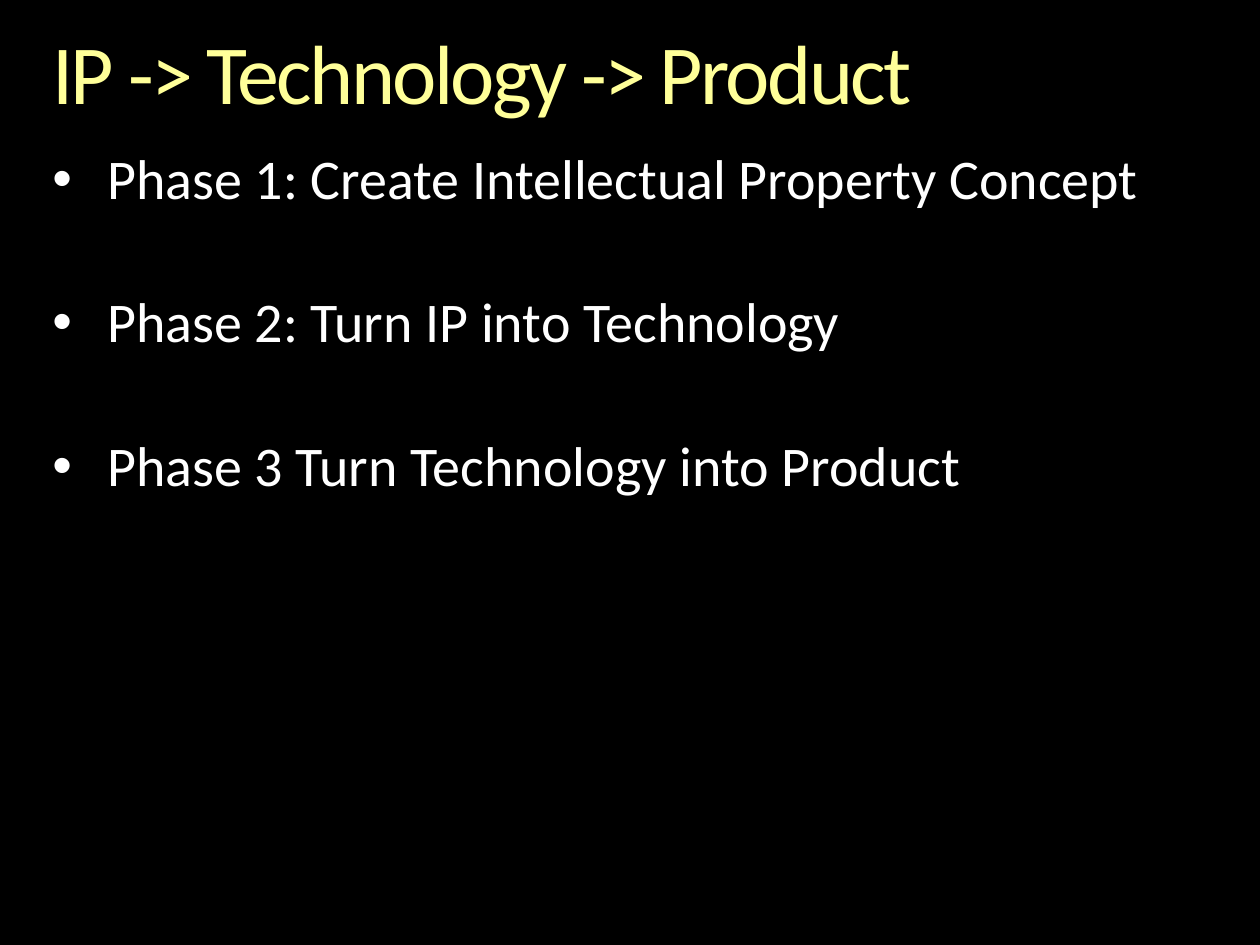
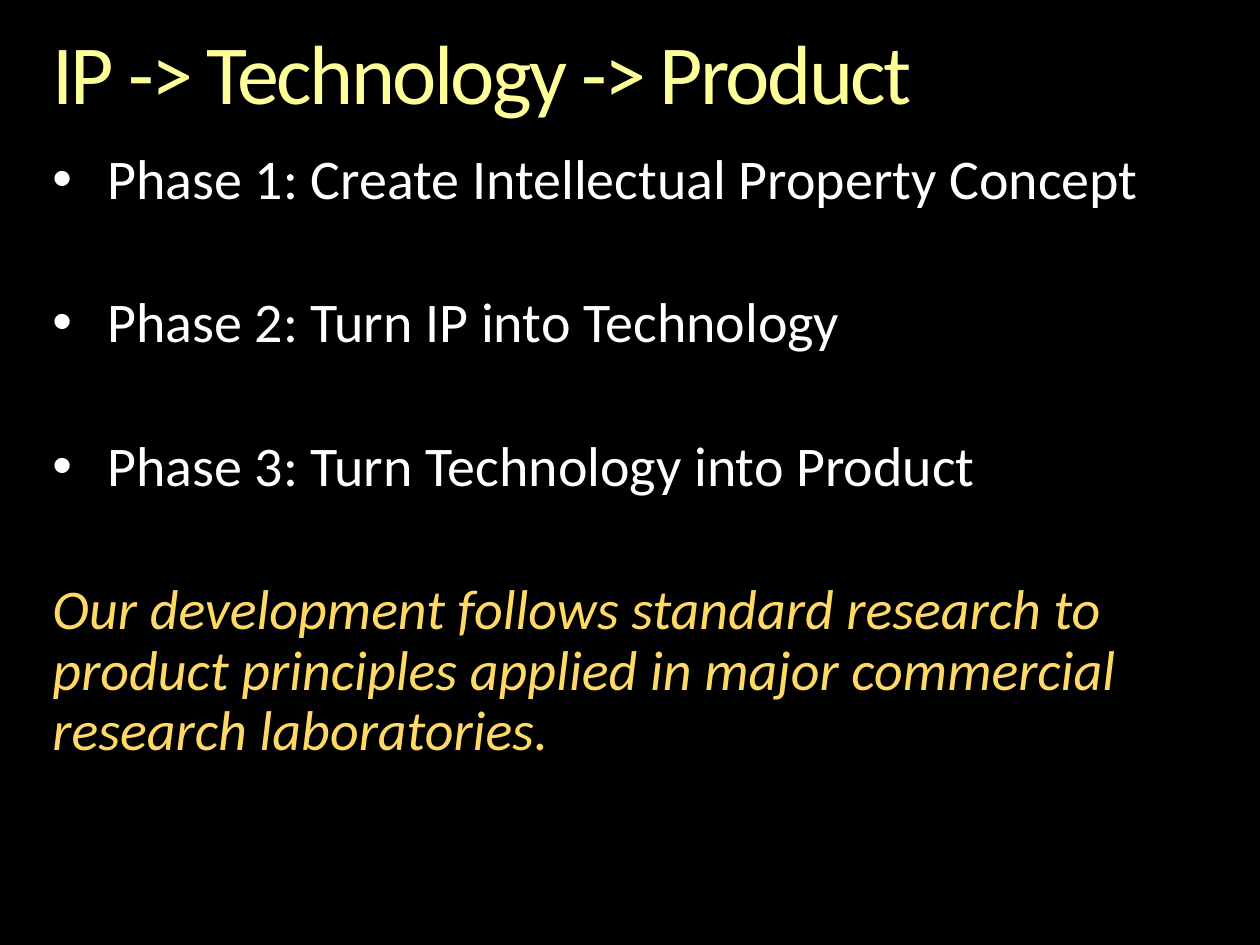
Before and after one commit to andrewferlitsch/epipog-nosql, a slide deck: slide 2 of sprints/Methodology.pptx. Drawn at 1260x945 pixels with LibreOffice and Linux fonts; fonts in the diff are those of the drawing; background and template pictures are left out. Boxes give left, top, right and bottom in pixels: in the first picture for what was removed or moved away, otherwise in the second. Text is boxed around its words. In the diff, an @@ line names an element or a change of style, - is before the commit and + after.

```diff
--- a/sprints/Methodology.pptx
+++ b/sprints/Methodology.pptx
@@ text at <box>52,447,1115,751</box>: text changed; text colour #FFFFFF to #FFD966; italic on @@
-• Phase 3 Turn Technology into Product
+• Phase 3: Turn Technology into Product
+Our development follows standard research to product principles applied in major commercial research laboratories.
```
Also in this commit, not shown: 6 other slides changed, 1 other file.
